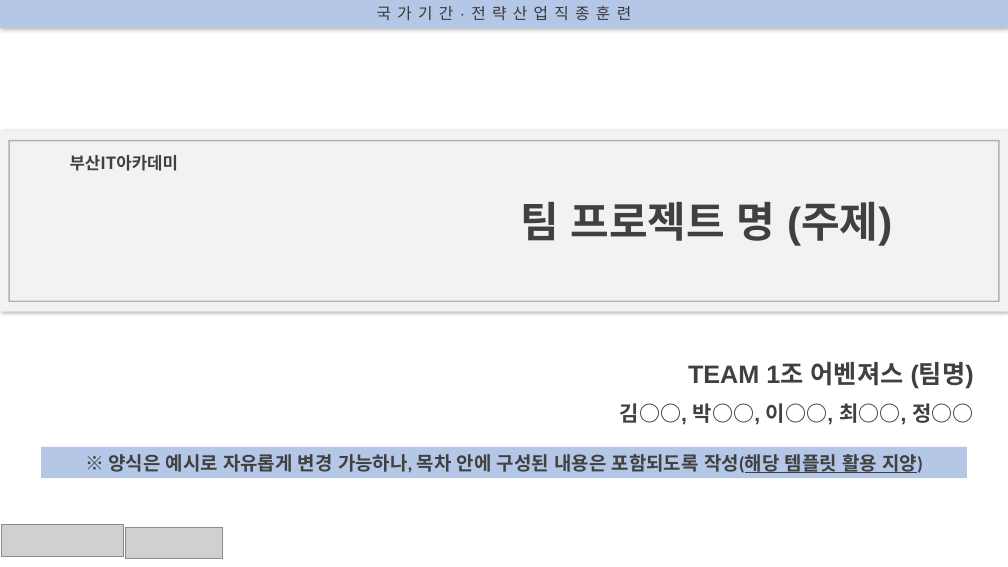
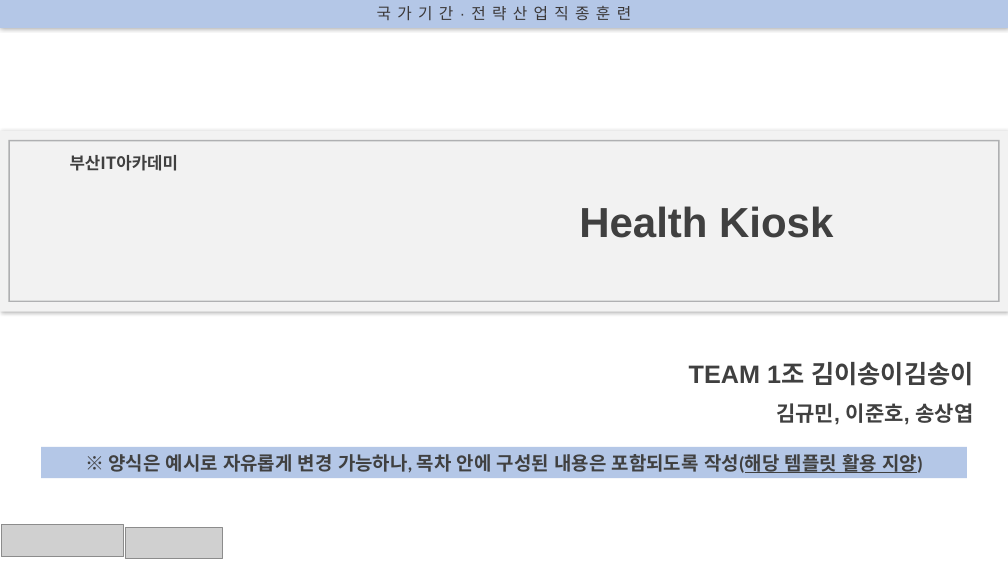
Before and after one commit to GyuminGomin/HealthKiosk, a slide deck: slide 1 of pilot project 파일/[별첨3] 팀별 프로젝트 수행 결과 작성 양식.pptx. Drawn at 1008x567 pixels with LibreOffice and Linux fonts; fonts in the diff are those of the drawing; grey boxes stand for pictures. Boxes give left, top, right and bottom in pixels: in the first picture for what was removed or moved away, otherwise in the second. Text is boxed around its words. In the diff, an @@ line names an element or a change of style, - is before the commit and + after.

```diff
--- a/pilot project 파일/[별첨3] 팀별 프로젝트 수행 결과 작성 양식.pptx
+++ b/pilot project 파일/[별첨3] 팀별 프로젝트 수행 결과 작성 양식.pptx
@@ text at box(579, 206, 833, 238): text changed @@
-팀 프로젝트 명 (주제)
+Health Kiosk
@@ text at box(689, 362, 974, 425): text changed; size 20 to 24 pt @@
-TEAM 1조 어벤져스 (팀명)
-김○○, 박○○, 이○○, 최○○, 정○○
+TEAM 1조 김이송이김송이
+김규민, 이준호, 송상엽
```
Also in this commit, not shown: 1 other slide changed, 13 other files.
